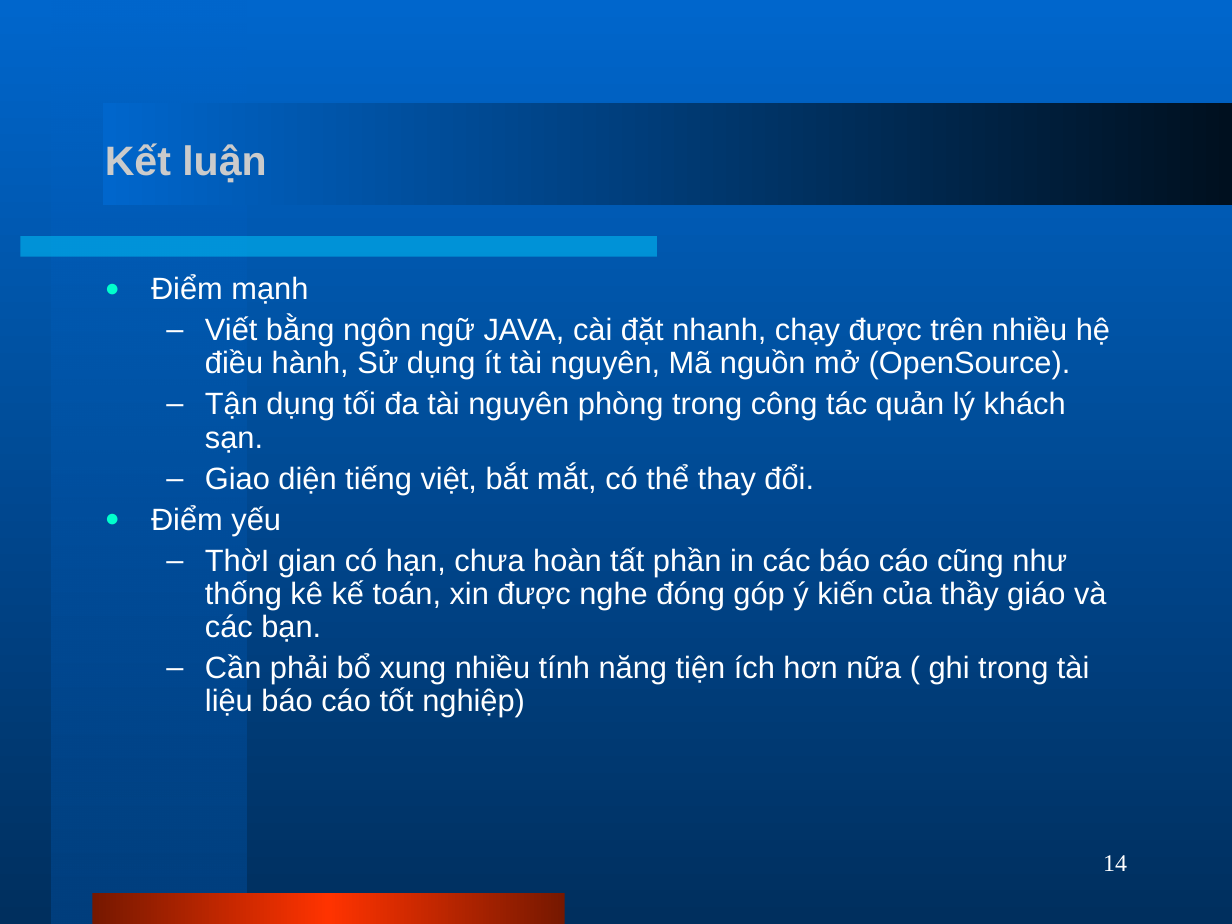
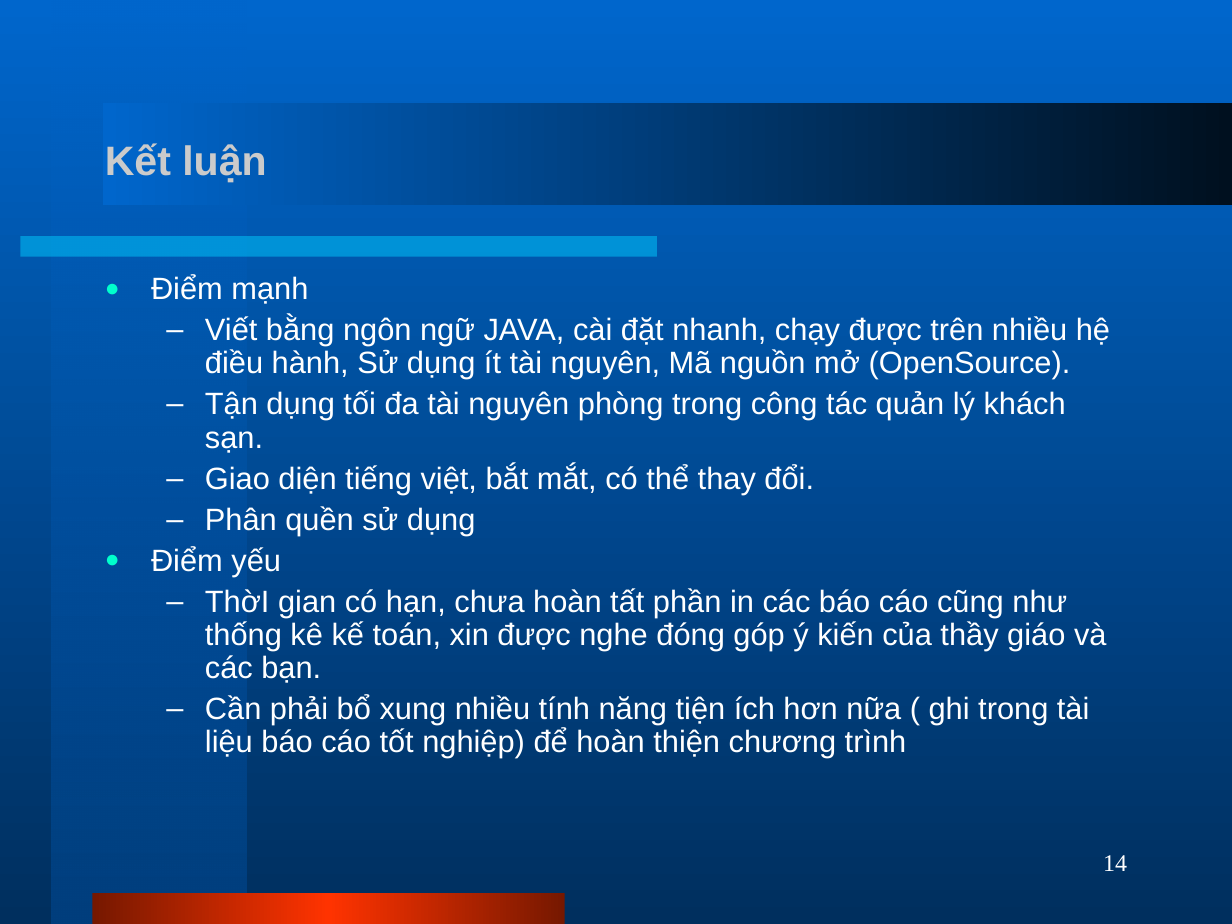
Before and after one commit to phamtuanchip/PHS, a slide deck: slide 14 of Documents/slides.ppt. Drawn at 1232x924 pixels with LibreOffice and Linux fonts; fonts in the diff are those of the drawing. Boxes give left, top, right and bottom in pixels: in the first picture for what was removed or moved away, otherwise in the second. Text is boxed around its words. In the diff, an @@ line names an element or a change of style, - is before the commit and + after.

Commit message:
final slides

```diff
--- a/Documents/slides.ppt
+++ b/Documents/slides.ppt
@@ text at [205, 506, 475, 535]: paragraph added @@
+  – Phân quền sử dụng
@@ text at [205, 695, 1089, 758]: text changed @@
-  – Cần phải bổ xung nhiều tính năng tiện ích hơn nữa ( ghi trong tài liệu báo cáo tốt nghiệp)
+  – Cần phải bổ xung nhiều tính năng tiện ích hơn nữa ( ghi trong tài liệu báo cáo tốt nghiệp) để hoàn thiện chương trình
```
Also in this commit, not shown: 6 other slides changed.
